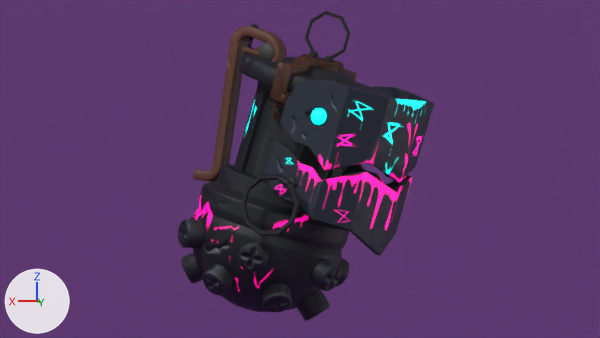
The Blender file jinx-grenade.blend.blend as it was, and as the next commit left it.
Rendered twice from the file's camera 'Camera'. The axes (+X, +Y, +Z) are drawn at lower left. The lights are the same throughout.
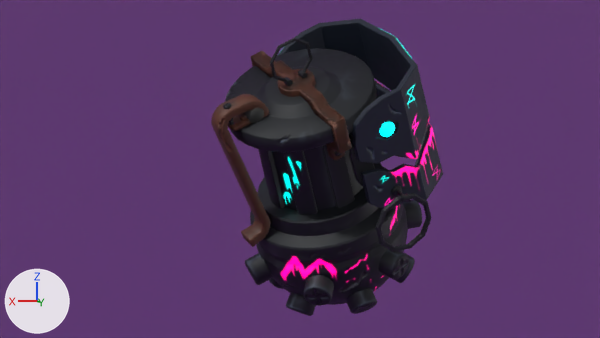
The change, as JSON lines over the scene's bpy script:
```json
{"op": "set", "path": "ob_sphere.location", "old": "(0.395, -0.215, 5.712)", "new": "(-0.515, -0.746, 5.785)"}
{"op": "set", "path": "ob_sphere.rotation_euler", "old": "(0.136, -0.26, -0.803)", "new": "(-0.509, 0.339, 6.323)", "note": "degrees (7.8, -15, -46) -> degrees (-29, 19, 2)"}
{"op": "set", "path": "ob_circle.location", "old": "(0.191, -0.149, 6.421)", "new": "(-0.314, -0.376, 6.395)"}
{"op": "set", "path": "ob_circle.rotation_euler", "old": "(0.136, -0.26, -0.803)", "new": "(-0.509, 0.339, 6.323)", "note": "degrees (7.8, -15, -46) -> degrees (-29, 19, 2)"}
{"op": "set", "path": "ob_circle_001.location", "old": "(-0.142, -0.041, 7.582)", "new": "(0.015, 0.228, 7.393)"}
{"op": "set", "path": "ob_circle_001.rotation_euler", "old": "(0.136, -0.26, -0.803)", "new": "(-0.509, 0.339, 6.323)", "note": "degrees (7.8, -15, -46) -> degrees (-29, 19, 2)"}
{"op": "set", "path": "ob_cylinder_008.location", "old": "(-0.144, -0.084, 4.857)", "new": "(-1.251, -1.436, 5.645)"}
{"op": "set", "path": "ob_cylinder_008.rotation_euler", "old": "(0.0181, -2.598, -0.273)", "new": "(0.944, -1.861, 6.08)", "note": "degrees (1, -149, -16) -> degrees (54, -107, 348)"}
{"op": "set", "path": "ob_cylinder.location", "old": "(-0.276, 0.003, 8.051)", "new": "(0.148, 0.472, 7.797)"}
{"op": "set", "path": "ob_cylinder.rotation_euler", "old": "(0.0801, -0.282, -0.596)", "new": "(-0.436, 0.431, 6.516)", "note": "degrees (4.6, -16, -34) -> degrees (-25, 25, 13)"}
{"op": "set", "path": "ob_cube.location", "old": "(0.254, -0.332, 7.981)", "new": "(0.597, 0.475, 7.353)"}
{"op": "set", "path": "ob_cube.rotation_euler", "old": "(0.0827, -0.294, -0.602)", "new": "(-0.435, 0.418, 6.517)", "note": "degrees (4.7, -17, -34) -> degrees (-25, 24, 13)"}
{"op": "set", "path": "ob_circle_002.location", "old": "(-0.936, 0.47, 7.638)", "new": "(-0.688, 0.202, 8.027)"}
{"op": "set", "path": "ob_circle_002.rotation_euler", "old": "(0.0803, -0.282, -0.597)", "new": "(-0.437, 0.431, 6.515)", "note": "degrees (4.6, -16, -34) -> degrees (-25, 25, 13)"}
{"op": "set", "path": "ob_circle_003.location", "old": "(0.522, -0.544, 8.41)", "new": "(1.077, 0.727, 7.428)"}
{"op": "set", "path": "ob_circle_003.rotation_euler", "old": "(0.0803, -0.282, -0.597)", "new": "(-0.437, 0.431, 6.515)", "note": "degrees (4.6, -16, -34) -> degrees (-25, 25, 13)"}
{"op": "set", "path": "ob_cube_002.location", "old": "(-0.293, 0.009, 8.117)", "new": "(0.167, 0.508, 7.852)"}
{"op": "set", "path": "ob_cube_002.rotation_euler", "old": "(0.0827, -0.294, -0.602)", "new": "(-0.435, 0.418, 6.517)", "note": "degrees (4.7, -17, -34) -> degrees (-25, 24, 13)"}
{"op": "set", "path": "ob_cube_003.location", "old": "(0.409, 1.241, 6.47)", "new": "(-1.271, 0.643, 6.228)"}
{"op": "set", "path": "ob_cube_003.rotation_euler", "old": "(1.657, 0.946, -0.524)", "new": "(-0.278, 1.125, 4.835)", "note": "degrees (95, 54, -30) -> degrees (-16, 64, 277)"}
{"op": "set", "path": "ob_circle_006.location", "old": "(-0.649, -0.653, 6.851)", "new": "(-0.075, -0.846, 7.326)"}
{"op": "set", "path": "ob_circle_006.rotation_euler", "old": "(-1.233, 1.805, -3.387)", "new": "(-0.882, 0.921, 4.146)", "note": "degrees (-71, 103, -194) -> degrees (-51, 53, 238)"}
```

What differs and where, as boxes [x1, y1, x2, y2] in the pictures (600 x 338 px):
```json
{"object": "Circle.002", "change": "moved, turned", "before": [265, 80, 434, 256], "after": [278, 19, 443, 209]}
{"object": "Sphere", "change": "moved, turned", "before": [193, 164, 350, 312], "after": [250, 163, 408, 305]}
{"object": "Circle.001", "change": "moved, turned", "before": [238, 53, 388, 97], "after": [225, 48, 377, 152]}
{"object": "Circle", "change": "moved, turned", "before": [234, 81, 343, 181], "after": [258, 131, 363, 215]}
{"object": "Cylinder.008", "change": "moved, turned", "before": [178, 215, 350, 321], "after": [245, 199, 422, 316]}
{"object": "Cube", "change": "moved, turned", "before": [193, 26, 287, 182], "after": [211, 94, 270, 247]}
{"object": "Cylinder", "change": "moved, turned", "before": [269, 54, 357, 121], "after": [251, 51, 352, 160]}
{"object": "Cube.003", "change": "moved, turned", "before": [240, 174, 300, 236], "after": [376, 185, 431, 252]}
{"object": "Cube.002", "change": "moved, turned", "before": [305, 11, 350, 62], "after": [270, 38, 312, 86]}
{"object": "Circle.006", "change": "moved, turned", "before": [279, 127, 348, 172], "after": [349, 133, 375, 186]}
{"object": "Circle.003", "change": "moved, turned", "before": [245, 24, 259, 53], "after": [223, 103, 234, 125]}
```
